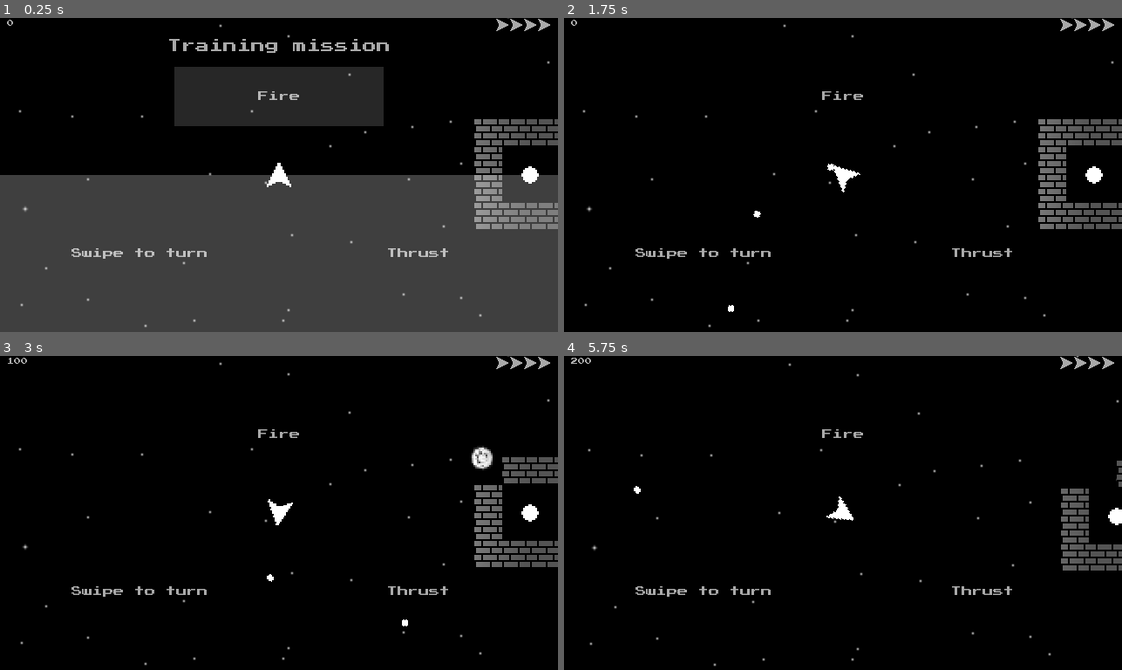
Above: before the commit, frames 1-4 (two rows, left to right).
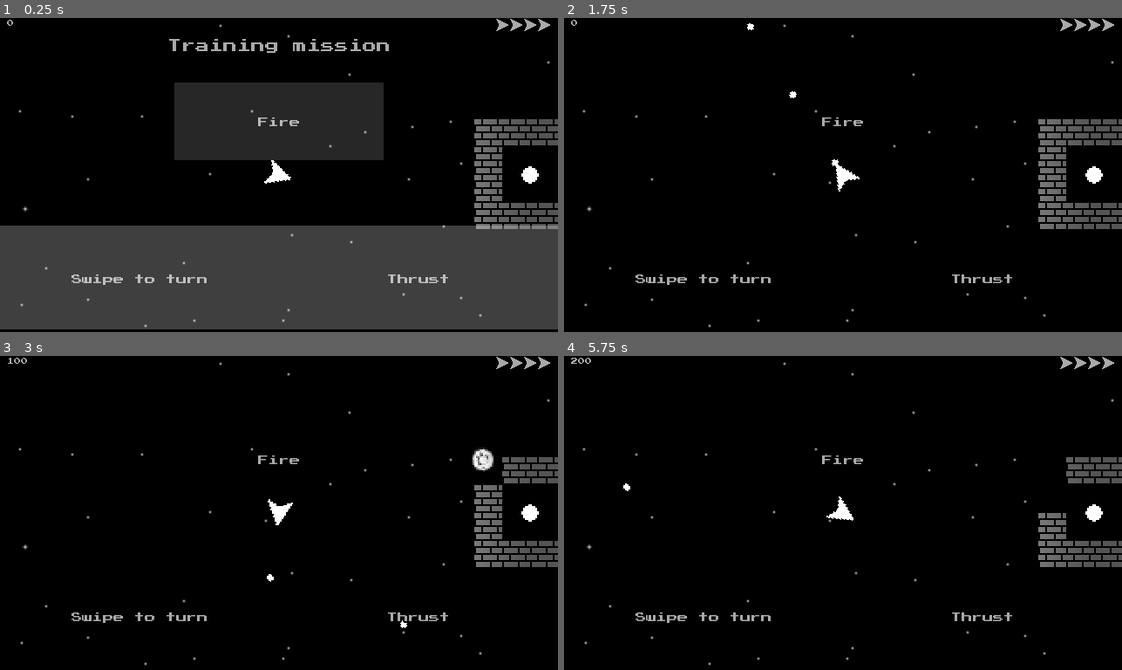
Above: after the commit, the same moments.

Repository: gerald1248/hollows-ng
Game: Godot game, scene res://scenes/main.tscn
Same seed, same stepped clock (60 frames per second), same inputs: the game is played once before the commit and once after it. This scene is started directly instead of the project's main scene.
Inputs (mouse positions are in pixels of both pictures, inside the frame that each line leads up to):
- Up to frame 1 (0.25 s): no input
- Up to frame 2 (1.75 s): move the mouse to (965, 159) at 0.52 s; hold Right (player_right) 0.53-1.25 s; hold Space (player_fire) 0.53-1.25 s; click (965, 159) at 0.67 s; drag from (731, 190) to (1055, 134) at 1.27 s
- Up to frame 3 (3 s): move the mouse to (334, 443) at 2.02 s; hold Right (player_right) 2.03-2.75 s; hold Space (player_fire) 2.03-2.75 s; drag from (251, 575) to (513, 472) at 2.77 s
- Up to frame 4 (5.75 s): move the mouse to (1010, 560) at 3.52 s; hold Left (player_left) 3.53-4.25 s; hold Space (player_fire) 3.53-4.25 s; drag from (675, 465) to (1055, 500) at 4.27 s; move the mouse to (870, 513) at 5.02 s; hold Left (player_left) from 5.03 s (still down); hold Space (player_fire) from 5.03 s (still down); click (870, 513) at 5.17 s

The runs differ from the first frame. In frame 1, 24% of the frame differs, in the area x 0-100%, y 15-100%; in frame 2, 1.1%; in frame 3, 1.1%; in frame 4, 3.7%.

Commit message:
removed old sizing code; switched to 2/3 screen proportion; portrait by default

Diff:
--- a/scripts/global.gd
+++ b/scripts/global.gd
@@ -40,6 +40,9 @@
 var is_iphone_x
 var is_android
 var hud_padding
+const random_array = [ 0.0, 0.6, 0.2, 0.1, 0.3, 0.9, 1.0, 0.8, 0.4, 0.5, 0.7 ]
+var random_array_size = random_array.size()
+var random_array_index = 0
 
 func _ready():
 	load_config()
@@ -55,20 +58,6 @@
 	is_ipad = is_ios && viewport_size.x/viewport_size.y < 1.34
 	is_iphone_x = is_ios && viewport_size.x/viewport_size.y > 1.8
 	is_android = OS.get_name() == "Android"
-
-	# TODO: removed all custom sizing; reinstate if necessary
-	# special case iPad
-	#if is_ipad:
-	#	viewport_size = Vector2(320, 240)
-	# iPhone X, 11, ...
-	#elif is_iphone_x:
-	#	viewport_size = Vector2(390.0, 180.0)
-	# iPhone 8 and older
-	#elif is_ios:
-	#	viewport_size = Vector2(320.0, 180.0)
-	# widescreen Android
-	#elif viewport_size.x > 330:
-	#	viewport_size = adjust_viewport_size(viewport_size)
 
 func flip_vector2(v2):
 	return Vector2(v2.y, v2.x)
@@ -119,3 +108,7 @@
 	get_node("/root/main/hud").update_score(score)
 	if score > highscore:
 		set_highscore(score)
+
+func get_random():
+	random_array_index = (random_array_index + 1) % (random_array_size - 1)
+	return random_array[ random_array_index ]
--- a/scripts/hud.gd
+++ b/scripts/hud.gd
@@ -34,34 +34,34 @@
 	$vbox.rect_size = size
 
 	$"training-fire".rect_size.x = size.x
-	$"training-fire".rect_size.y = size.y/2
+	$"training-fire".rect_size.y = size.y * 0.67
 
 	$"training-turn".rect_size.x = size.x/2
-	$"training-turn".rect_size.y = size.y/2
-	$"training-turn".rect_position.y = size.y/2
+	$"training-turn".rect_size.y = size.y * 0.33
+	$"training-turn".rect_position.y = size.y * 0.67
 
 	$"training-thrust".rect_size.x = size.x/2
-	$"training-thrust".rect_size.y = size.y/2
+	$"training-thrust".rect_size.y = size.y * 0.33
 	$"training-thrust".rect_position.x = size.x/2
-	$"training-thrust".rect_position.y = size.y/2
+	$"training-thrust".rect_position.y = size.y * 0.67
 
 	$"training-fire-rect".rect_size.x = size.x
-	$"training-fire-rect".rect_size.y = size.y/2
+	$"training-fire-rect".rect_size.y = size.y * 0.66
 	$"training-fire-rect".rect_pivot_offset.x = size.x/2
-	$"training-fire-rect".rect_pivot_offset.y = size.y/4
+	$"training-fire-rect".rect_pivot_offset.y = size.y * 0.33
 
 	$"training-turn-rect".rect_size.x = size.x/2
-	$"training-turn-rect".rect_size.y = size.y/2
-	$"training-turn-rect".rect_position.y = size.y/2
+	$"training-turn-rect".rect_size.y = size.y * 0.33
+	$"training-turn-rect".rect_position.y = size.y * 0.66
 	$"training-turn-rect".rect_pivot_offset.x = size.x/4
-	$"training-turn-rect".rect_pivot_offset.y = size.y/4
+	$"training-turn-rect".rect_pivot_offset.y = size.y * 0.33
 
 	$"training-thrust-rect".rect_size.x = size.x/2
-	$"training-thrust-rect".rect_size.y = size.y/2
+	$"training-thrust-rect".rect_size.y = size.y * 0.33
 	$"training-thrust-rect".rect_position.x = size.x/2
-	$"training-thrust-rect".rect_position.y = size.y/2
+	$"training-thrust-rect".rect_position.y = size.y * 0.66
 	$"training-thrust-rect".rect_pivot_offset.x = size.x/4
-	$"training-thrust-rect".rect_pivot_offset.y = size.y/4
+	$"training-thrust-rect".rect_pivot_offset.y = size.y * 0.33
 
 	$credits.rect_position.y = size.y/2 + 16
 	$credits.rect_size.x = size.x
--- a/scripts/level01.gd
+++ b/scripts/level01.gd
@@ -1,13 +1,15 @@
 extends TileMap
+
+var rng = RandomNumberGenerator.new()
 
 const towers_n = []
 const bricks = [Vector2(7, -2), Vector2(8, -2), Vector2(9, -2), Vector2(10, -2), Vector2(7, -1), Vector2(10, -1), Vector2(7, 0), Vector2(10, 0), Vector2(7, 1), Vector2(8, 1), Vector2(9, 1), Vector2(10, 1)]
 const player_start = Vector2(-0.5, -0.5)
 const weight_start = Vector2(8.5, -0.5)
-const player_rotation = PI * 1.5
 const gravity = 0.0
 const training = true
 const greeting = "Training mission"
+var player_rotation = PI * 1.5
 
 func _ready():
 	pass
--- a/scripts/player.gd
+++ b/scripts/player.gd
@@ -46,6 +46,8 @@
 	match global.level_index:
 		0:
 			terrain = load("res://scenes/level01.tscn").instance()
+			terrain.player_rotation = PI * 2.0 + PI * (global.get_random() - 0.5)
+
 		1:
 			terrain = load("res://scenes/level01-1.tscn").instance()
 		2:
@@ -151,7 +153,7 @@
 		var index = event.get_index()
 		var relativePosition = event.get_relative()
 		var position = event.position
-		if position.y < (screensize.y/2) || position.x > (screensize.x/2):
+		if position.y < (screensize.y * 0.66) || position.x > (screensize.x/2):
 			pass
 		else:
 			if (relativePosition.x < 0): # left
@@ -163,7 +165,7 @@
 	elif (event.get_class() == "InputEventScreenTouch" && player_shown):
 		var index = event.get_index()
 		var position = event.position
-		if position.y < (screensize.y/2):
+		if position.y < (screensize.y * 0.66):
 			array_touch_area[index] = TOUCH_AREA_FIRE
 		elif position.x > (screensize.x/2):
 			array_touch_area[index] = TOUCH_AREA_THRUST
